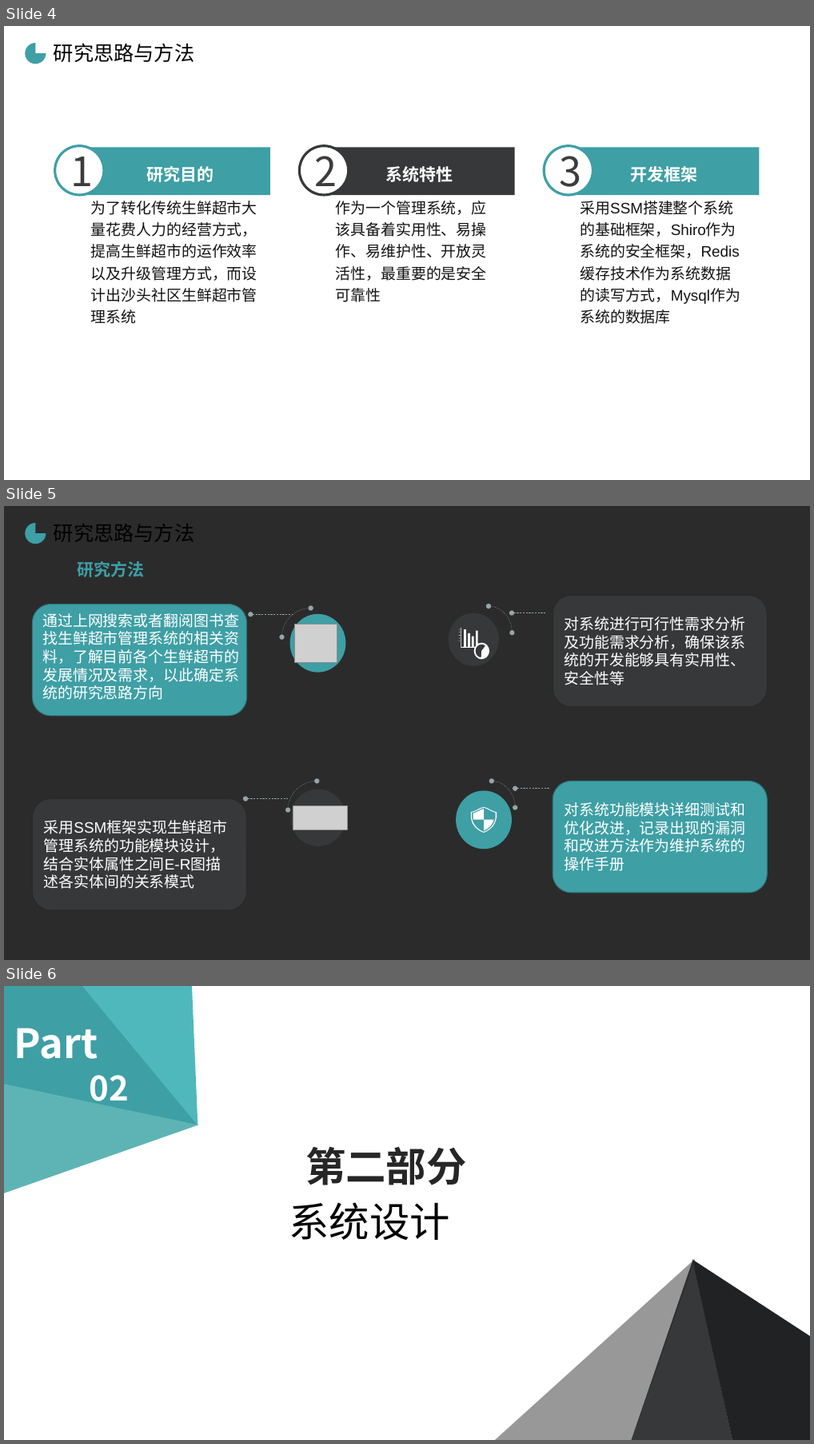
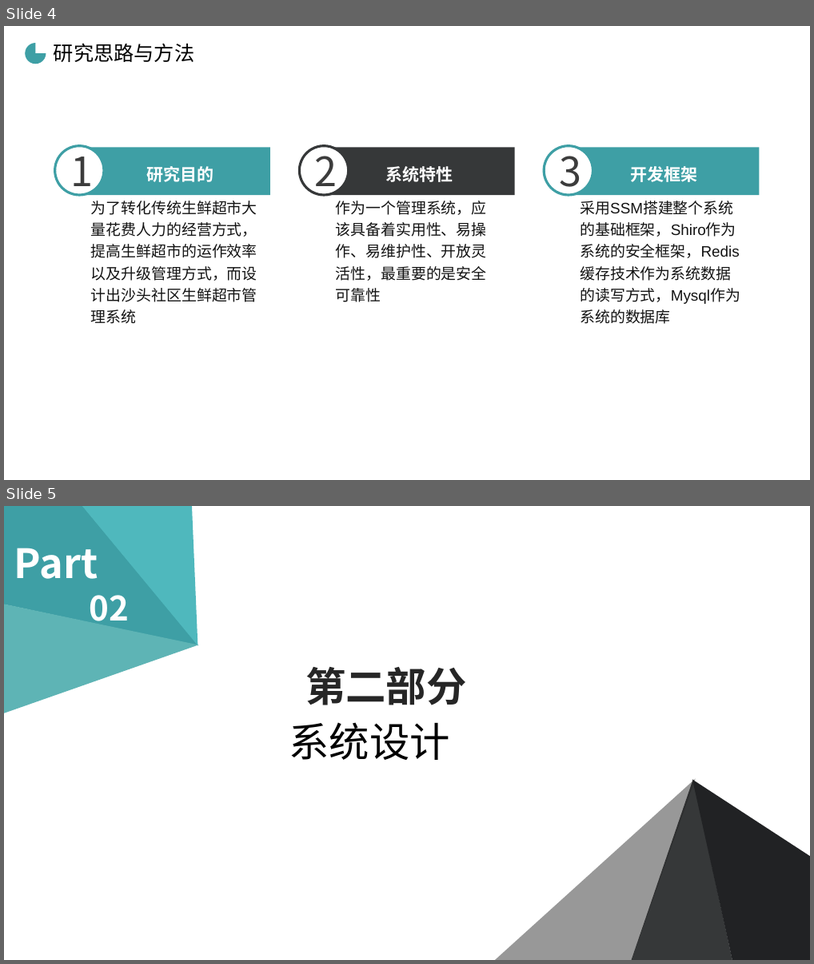
Before and after one commit to cckmit/typora-note, a slide deck: 毕业答辩.pptx. Shown one above the other, each under a label of ours: slides 4, 5 and 6 before the commit, slides 4 and 5 after it. The pictures are 814x1444 and 814x964 pixels, drawn with LibreOffice and Linux fonts; fonts in the diff are those of the drawing; grey boxes stand for pictures; background and template pictures are left out; a plain dark background stands for a picture behind light text. Boxes give left, top, right and bottom in pixels: in the first picture for what was removed or moved away, otherwise in the second. Text is boxed around its words. In the diff, an @@ line names an element or a change of style, - is before the commit and + after.

```diff
--- a/毕业答辩.pptx
+++ b/毕业答辩.pptx
@@ slide 5 removed at [4,506,810,960], background picture (left out) @@
@@ pie slice (boxed as its full ellipse) removed at [25,523,46,544] @@
@@ text removed at [54,524,194,542] @@
-研究思路与方法
@@ text removed at [77,561,144,577] @@
-研究方法
@@ rounded rectangle removed at [554,595,768,706] @@
-对系统进行可行性需求分析及功能需求分析，确保该系统的开发能够具有实用性、安全性等
@@ rounded rectangle removed at [33,604,247,716] @@
@@ text removed at [42,613,239,700] @@
-通过上网搜索或者翻阅图书查找生鲜超市管理系统的相关资料，了解目前各个生鲜超市的发展情况及需求，以此确定系统的研究思路方向
@@ arrow removed from (293, 614) to (251, 614) @@
@@ arc (boxed as its full ellipse) removed at [282,608,340,666] @@
@@ ellipse removed at [290,614,346,672] @@
@@ picture removed at [294,624,338,662] @@
@@ ellipse removed at [449,613,499,666] @@
@@ arc (boxed as its full ellipse) removed at [466,607,513,660] @@
@@ arrow removed from (546, 613) to (512, 613) @@
@@ freeform shape removed at [459,628,490,659] @@
@@ arc (boxed as its full ellipse) removed at [288,780,346,839] @@
@@ ellipse removed at [290,789,346,847] @@
@@ ellipse removed at [456,790,511,848] @@
@@ arc (boxed as its full ellipse) removed at [469,780,516,834] @@
@@ arrow removed from (550, 788) to (516, 788) @@
@@ rounded rectangle removed at [554,780,768,892] @@
-对系统功能模块详细测试和优化改进，记录出现的漏洞和改进方法作为维护系统的操作手册
@@ rounded rectangle removed at [33,799,247,910] @@
-采用SSM框架实现生鲜超市管理系统的功能模块设计，结合实体属性之间E-R图描述各实体间的关系模式
@@ arrow removed from (288, 799) to (246, 799) @@
@@ picture removed at [293,805,348,829] @@
@@ freeform shape removed at [471,807,497,832] @@
@@ what was slide 6 is now slide 5 @@
```
Also in this commit, not shown: 2 slides changed.
